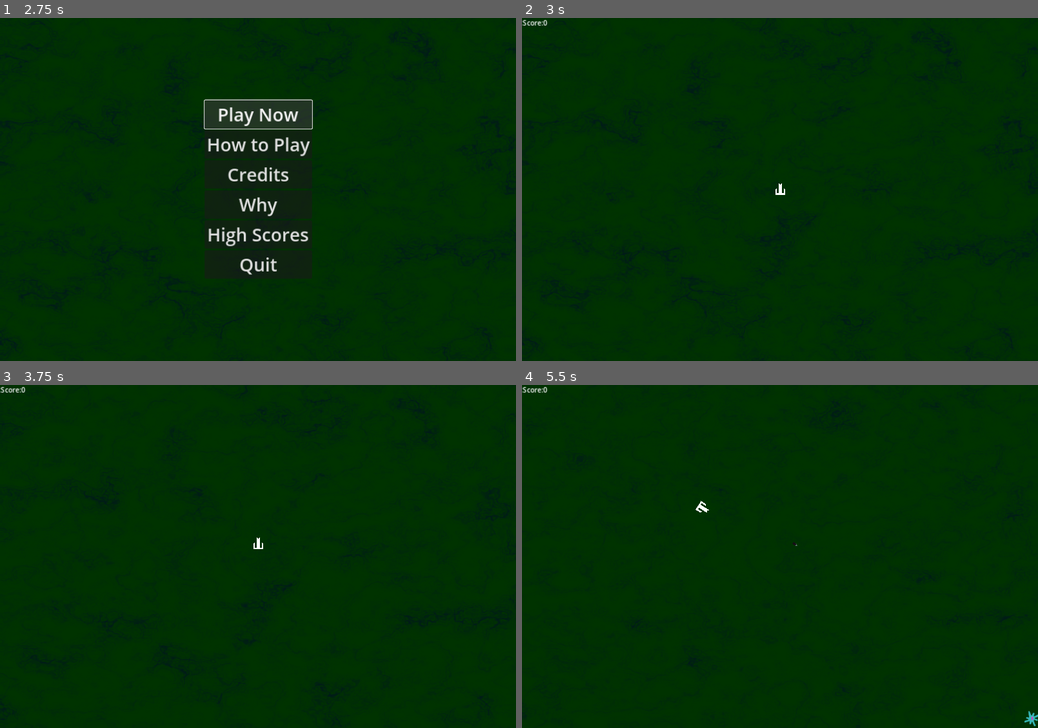
Above: before the commit, frames 1-4 (two rows, left to right).
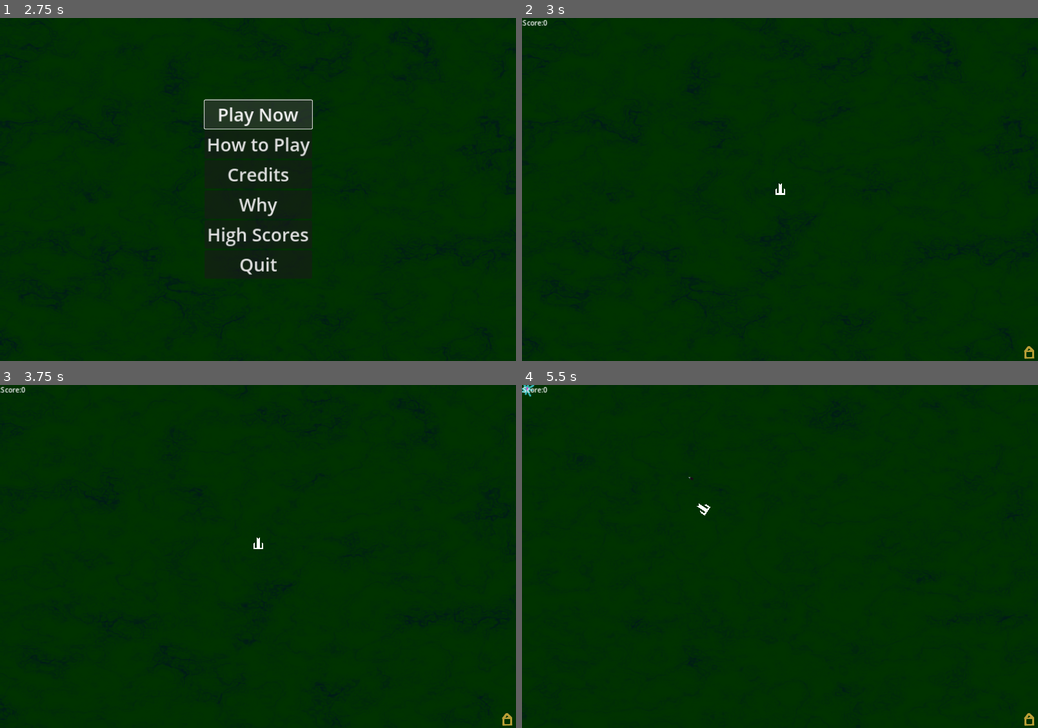
Above: after the commit, the same moments.

Repository: Habidakus/turrim-caelum
Game: Godot game, scene res://Scenes/main.tscn
The game is run twice, just before and just after one commit, with the same random seed, the same clock (stepped at 60 frames per second) and the same inputs. The engine's default icon, where the game draws it, is replaced by a stand-in: a white triangle on a blue panel in a dark square.
Inputs (mouse positions are in pixels of both pictures, inside the frame that each line leads up to):
- Up to frame 1 (2.75 s): tap Enter (pause) at 0.5, 2 s; move the mouse to (371, 172) at 0.52 s; hold D (move_right) 0.53-1.28 s; click (371, 172) at 0.67 s; tap Space at 1.25 s; move the mouse to (154, 206) at 1.27 s; hold S (move_down) 1.28-2.03 s; move the mouse to (309, 114) at 2.02 s; hold D (move_right) from 2.03 s (still down)
- Up to frame 2 (3 s): release D (move_right) at 2.75 s; click "Play Now" at 2.75 s
- Up to frame 3 (3.75 s): tap Space at 3.5 s; move the mouse to (232, 625) at 3.52 s; hold W (move_up) from 3.53 s (still down); click (232, 625) at 3.67 s
- Up to frame 4 (5.5 s): move the mouse to (934, 607) at 4.27 s; release W (move_up) at 4.28 s; hold A (move_left) from 4.28 s (still down); move the mouse to (625, 505) at 5.02 s

Frame 1 is identical in both runs. In frame 2, less than 0.1% of the frame differs, in the area x 97-100%, y 95-100%; in frame 3, less than 0.1%; in frame 4, 0.2%, in the area x 0-100%, y 0-100%.

Commit message:
Added shields for monsters, better early and late game card logic

Diff:
--- /dev/null
+++ b/Graphics/EnemyCSpriteFrames.tres
@@ -0,0 +1,18 @@
+[gd_resource type="SpriteFrames" load_steps=3 format=3 uid="uid://cf44ny3btrphn"]
+
+[ext_resource type="Texture2D" uid="uid://t5fcs2iaj1ph" path="res://Graphics/Enemy05.png" id="1_r13c3"]
+[ext_resource type="Texture2D" uid="uid://u6gyup8brjiu" path="res://Graphics/Enemy06.png" id="2_2usta"]
+
+[resource]
+animations = [{
+"frames": [{
+"duration": 1.0,
+"texture": ExtResource("1_r13c3")
+}, {
+"duration": 1.0,
+"texture": ExtResource("2_2usta")
+}],
+"loop": true,
+"name": &"default",
+"speed": 2.0
+}]
--- /dev/null
+++ b/Graphics/Shield.gdshader
@@ -0,0 +1,16 @@
+shader_type canvas_item;
+
+uniform sampler2D imageTexture;
+uniform sampler2D noiseTexture;
+uniform float speed: hint_range (0.0,5.0);
+
+void fragment(){
+	COLOR = texture(imageTexture, UV);
+	if (COLOR.r == COLOR.g && COLOR.r == COLOR.b)
+	{
+		float offset = sin(speed * TIME / 6.0) / (2.0 * TAU);
+		vec2 noise_uv = (UV / 4.0) + vec2(0.5 + offset, 0.5 - offset);
+		float noise_sample = texture(noiseTexture, noise_uv).r;
+		COLOR.a = COLOR.a * noise_sample * noise_sample * noise_sample;
+	}
+}
--- /dev/null
+++ b/Scenes/Shield.tscn
@@ -0,0 +1,26 @@
+[gd_scene load_steps=7 format=3 uid="uid://b61qxut36e556"]
+
+[ext_resource type="Shader" path="res://Graphics/Shield.gdshader" id="1_6ya77"]
+[ext_resource type="Texture2D" uid="uid://cwsblhyxhgnuj" path="res://Graphics/Shield.png" id="2_vnc1u"]
+
+[sub_resource type="Gradient" id="Gradient_vm22b"]
+
+[sub_resource type="FastNoiseLite" id="FastNoiseLite_4vlpe"]
+noise_type = 0
+seed = 13
+fractal_type = 2
+
+[sub_resource type="NoiseTexture2D" id="NoiseTexture2D_1u13q"]
+color_ramp = SubResource("Gradient_vm22b")
+noise = SubResource("FastNoiseLite_4vlpe")
+
+[sub_resource type="ShaderMaterial" id="ShaderMaterial_j3k0c"]
+shader = ExtResource("1_6ya77")
+shader_parameter/speed = 5.0
+shader_parameter/imageTexture = ExtResource("2_vnc1u")
+shader_parameter/noiseTexture = SubResource("NoiseTexture2D_1u13q")
+
+[node name="Shield" type="Sprite2D"]
+material = SubResource("ShaderMaterial_j3k0c")
+scale = Vector2(0.25, 0.25)
+texture = ExtResource("2_vnc1u")
--- a/Scripts/PlayerWorth.gd
+++ b/Scripts/PlayerWorth.gd
@@ -14,16 +14,13 @@
 func is_world_possible(_cardData : CardData) -> bool:
 	return true
 
-func is_player_possible(_averageMobHealth : float, lastTwentyCreatures, _cardData : CardData) -> bool:
+func is_player_possible(lastTwentyCreatures, _cardData : CardData) -> bool:
 	if showPathDist <= 0.5:
 		#print("Rejecting ", cardData.cardName, " because of short show path (", showPathDist, ")")
 		return false
 	if bulletsPerSecond > 5.0:
 		#print("Rejecting ", cardData.cardName, " because of too many bullets per minute (", 60.0 * bulletsPerSecond, ")")
 		return false
-	#if bulletDamage > 1.1 * averageMobHealth:
-		#print("Rejecting ", cardData.cardName, " because of bullet damage (", bulletDamage, ") is greater than mob health (", 1.1 * averageMobHealth, ")")
-		#return false
 	if bulletRange > 512.0:
 		#print("Rejecting ", cardData.cardName, " because of bullet range too great (", bulletRange, ")")
 		return false
@@ -53,6 +50,7 @@
 			# [0] = sec created
 			# [1] = hp
 			# [2] = armor
+			# [3] = shields
 			if earliest == 0:
 				earliest = previousMob[0]
 				latest = previousMob[0]
@@ -62,14 +60,14 @@
 				earliest = previousMob[0]
 			var damagePastArmor : float = (self.bulletDamage - previousMob[2])
 			if damagePastArmor > 0.0:
-				shotsTaken += int(ceilf(previousMob[1] / damagePastArmor))
+				shotsTaken += (int(ceilf(previousMob[1] / damagePastArmor)) + previousMob[3])
 			else:
 				playerCanDamageAllMobs = false
 		var timeNeededToKillWithPerfectShots : float = shotsTaken / bulletsPerSecond
 		var timeSpanOfLastTwentyBeasts : float = creatureCount * (latest - earliest) / (creatureCount - 1.0)
 		if playerCanDamageAllMobs:
 			if timeNeededToKillWithPerfectShots < timeSpanOfLastTwentyBeasts:
-				#print(cardData.cardName, " needs ", int(round(timeNeededToKillWithPerfectShots)), " seconds to kill the beasts generated in the last ", int(round(timeSpanOfLastTwentyBeasts)))
+				print(_cardData.cardName, " needs ", int(round(timeNeededToKillWithPerfectShots)), " seconds to kill the beasts generated in the last ", int(round(timeSpanOfLastTwentyBeasts)))
 				return false;
 	# If it passes all our checks, it's a fine player state
 	return true
--- a/Scripts/main.gd
+++ b/Scripts/main.gd
@@ -56,7 +56,7 @@
 var freeXp: int = 1
 var freeXpCounter : int = 0
 
-var rollingMobHealthAverage : float = 0
+#var rollingMobHealthAverage : float = 0
 var lastTwentyCreatures = []
 var ltcWriteIndex : int = 0
 
@@ -65,22 +65,22 @@
 
 # TODO: While useful in testing to explicitly include all or just one card,
 # in the future maybe just automatically load all cards in the given directory.
-var possible_cards = [
+var earlyGameCards = [
 	load("res://Data/Cards/autospend_once.tres"),
 	load("res://Data/Cards/bulletRange.tres"),
 	load("res://Data/Cards/bulletRange_slowerSpeed.tres"),
 	load("res://Data/Cards/fasterBullets.tres"),
-	load("res://Data/Cards/fasterBullets_lessDamage.tres"),
 	load("res://Data/Cards/fasterPlayer_a1.tres"),
-	load("res://Data/Cards/fasterPlayer_a2.tres"),
 	load("res://Data/Cards/fasterFireRate_a1.tres"),
 	load("res://Data/Cards/lethalBullets.tres"),
-	load("res://Data/Cards/lethalBullets_lessRange.tres"),
 	load("res://Data/Cards/lethalBullets_slowerRate.tres"),
 	load("res://Data/Cards/revealFinalApproachSooner_a1.tres"),
 ]
 
-var possible_curses = [
+var lateGameCards = [
+	load("res://Data/Cards/fasterPlayer_a2.tres"),
+	load("res://Data/Cards/fasterBullets_lessDamage.tres"),
+	load("res://Data/Cards/lethalBullets_lessRange.tres"),
 	load("res://Data/Cards/curse_idAdvance_minor.tres"),
 	load("res://Data/Cards/curse_idAdvance_medium.tres"),
 	load("res://Data/Cards/curse_idAdvance_hard.tres"),
@@ -102,12 +102,12 @@
 	$MobTimer.timeout.connect(_on_mob_timer_timeout)
 	process_mode = Node.PROCESS_MODE_ALWAYS
 
-	for card in possible_cards.size():
-		if possible_cards[card] == null:
-			print_debug("BAD CARD (#", card ,")")
-	for card in possible_curses.size():
-		if possible_curses[card] == null:
-			print_debug("BAD CURSE (#", card ,")")
+	for card in earlyGameCards.size():
+		if earlyGameCards[card] == null:
+			print_debug("BAD EARLY GAME CARD (#", card ,")")
+	for card in lateGameCards.size():
+		if lateGameCards[card] == null:
+			print_debug("BAD LATE GAME CARD (#", card ,")")
 
 func start_game():
 	rng.seed = Time.get_ticks_msec()
@@ -116,7 +116,7 @@
 	score = 0
 	mobId = 1
 	monster_spawnrate_increase = 0
-	rollingMobHealthAverage = 0
+	#rollingMobHealthAverage = 0
 	lastTwentyCreatures = []
 	ltcWriteIndex = 0
 	freeXp = 1
@@ -128,7 +128,7 @@
 	screen_size = player.get_viewport_rect().size
 	player.position = screen_size / 2.0
 
-	map = $Maps/Map_BasicNoCastle
+	map = $Maps/Map_BasicCastle
 	map.start_game(rng)
 
 	$MobTimer.wait_time = secondsPerMonster
@@ -141,8 +141,8 @@
 	else:
 		return 0.7
 
-func get_mob_average_health() -> float:
-	return rollingMobHealthAverage
+#func get_mob_average_health() -> float:
+#	return rollingMobHealthAverage
 
 func advance_id(advanceAmount : float):
 	var increase : float = float(min(200, mobId)) * (advanceAmount - 1.0)
@@ -156,14 +156,14 @@
 	return map.current_path()
 
 func start_shopping():
-	possible_cards.shuffle()
+	earlyGameCards.shuffle()
 	var cardA : CardData = null
 	var cardB : CardData = null
 	var cardC : CardData = null
-	for card in possible_cards:
+	for card in earlyGameCards:
 		var worth : PlayerWorth = player.create_player_worth()
 		card.initialize_for_purchase(worth)
-		if worth.is_player_possible(rollingMobHealthAverage, lastTwentyCreatures, card):
+		if worth.is_player_possible(lastTwentyCreatures, card):
 			if cardA == null:
 				cardA = card
 			elif cardB == null:
@@ -174,11 +174,11 @@
 	# We might have advanced so much that we're running
 	# out of good cards, so throw a bad card into the mix.
 	if cardC == null:
-		possible_curses.shuffle()
-		for card in possible_curses:
+		lateGameCards.shuffle()
+		for card in lateGameCards:
 			var worth : PlayerWorth = player.create_player_worth()
 			card.initialize_for_purchase(worth)
-			var valid : bool = worth.is_world_possible(card) if card.is_curse() else worth.is_player_possible(rollingMobHealthAverage, lastTwentyCreatures, card)
+			var valid : bool = worth.is_world_possible(card) if card.is_curse() else worth.is_player_possible(lastTwentyCreatures, card)
 			if valid:
 				if cardA == null:
 					cardA = card
@@ -217,11 +217,11 @@
 
 	mob.set_target(final_target, speed_scale, id, path, dist, map, player, bonusScore, rng)
 	call_deferred("add_child", mob)
-	if rollingMobHealthAverage == 0:
-		rollingMobHealthAverage = mob.hp + mob.armor
-	else:
-		rollingMobHealthAverage = (rollingMobHealthAverage * 20 + mob.hp + mob.armor) / 21.0
-	var lastCreatureSummed = [Time.get_unix_time_from_system(), mob.hp, mob.armor]
+	#if rollingMobHealthAverage == 0:
+	#	rollingMobHealthAverage = mob.hp + mob.armor
+	#else:
+	#	rollingMobHealthAverage = (rollingMobHealthAverage * 20 + mob.hp + mob.armor) / 21.0
+	var lastCreatureSummed = [Time.get_unix_time_from_system(), mob.hp, mob.armor, mob.shields.size()]
 	if lastTwentyCreatures.size() >= 20:
 		lastTwentyCreatures[ltcWriteIndex] = lastCreatureSummed
 		ltcWriteIndex = (ltcWriteIndex + 1) % lastTwentyCreatures.size()
--- a/Scripts/mob.gd
+++ b/Scripts/mob.gd
@@ -2,6 +2,7 @@
 
 class_name Mob
 
+var regrowShieldTimer : float = -1.0
 var distance_travelled = 0.0
 var childOffset_regressDist = -1.0
 var childOffset_regressPoint = Vector2.ZERO
@@ -16,12 +17,15 @@
 var hp : float = 18
 var armor : float = 0
 var size = 1.0
+var shields = []
 var id_for_spawn = 0
 var spawn_children : int = 0
 var path : Curve2D = null
 var pathLength;
 var pathParticles : Array = []
-var alternateEnemyFrames = load("res://Graphics/EnemyBSpriteFrames.tres")
+var alternate1EnemyFrames = load("res://Graphics/EnemyBSpriteFrames.tres")
+var alternate2EnemyFrames = load("res://Graphics/EnemyCSpriteFrames.tres")
+var shieldScene : PackedScene = load("res://Scenes/Shield.tscn")
 @export var explosion_scene : PackedScene
 @export var path_particle_scene : PackedScene
 @onready var animationSprite = $AnimatedSprite2D
@@ -39,12 +43,21 @@
 	var id_for_hp = id
 	var id_for_map = id
 	var swerve : int = 0
+	var potentialShield : int = 0
 	score += (bonusScore * 2)
 	show_path_dist = player.showPathDist
 	final_target = target;
 	distance_travelled = dist
 	rotateSpeed = rotSpd;
 	var mutatorA = 0
+	# SEVENTEEN - tiny
+	while (id != 0) && (id % 17) == 0:
+		id = int(id / 17)
+		size *= 0.666
+		travelSpeed *= 1.1
+		score += 1
+		hp -= 5
+		armor += 5
 	# THIRTEEN - swerve
 	while (id != 0) && (id % 13) == 0:
 		id = int(id / 13)
@@ -54,18 +67,12 @@
 			rotateSpeed *= -1.0
 		rotateSpeed *= 1.25
 		show_path_dist *= 0.75
-	while (id != 0) && (id % 17) == 0:
-		id = int(id / 17)
-		size *= 0.666
-		travelSpeed *= 1.1
+	# ELEVEN - potential shield
+	while (id != 0) && (id % 11) == 0:
+		id = int(id / 11)
+		potentialShield += 3
+		travelSpeed *= 0.925
 		score += 1
-		hp -= 5
-		armor += 5
-	# ELEVEN - armored
-	while (id != 0) && (id % 2) == 0:
-		id = int(id / 2)
-		armor += 1
-		travelSpeed *= 0.95
 	# SEVEN - super sized
 	while (id != 0) && (id % 7) == 0:
 		id = int(id / 7)
@@ -85,6 +92,11 @@
 		spawn_children += 1
 		mutatorA = 1
 		travelSpeed *= 0.8
+	# TWO - armored
+	while (id != 0) && (id % 2) == 0:
+		id = int(id / 2)
+		armor += 1
+		travelSpeed *= 0.95
 	if id_for_hp >= 41:
 		hp *= pow(1.1, int(id_for_hp / 41))
 	if swerve > 0 && pathGenerator != null:
@@ -94,11 +106,22 @@
 	pathLength = path.get_baked_length()
 	self.scale *= size
 	if armor > 0:
-		$AnimatedSprite2D.sprite_frames = alternateEnemyFrames
+		if size > 1.16:
+			$AnimatedSprite2D.sprite_frames = alternate2EnemyFrames
+		else:
+			$AnimatedSprite2D.sprite_frames = alternate1EnemyFrames
 	if mutatorA > 0:
 		$AnimatedSprite2D.material.set_shader_parameter("mutatorA", mutatorA)
 	else:
 		$AnimatedSprite2D.material = null
+	var shieldScale : Vector2 = 1.5 * self.scale
+	while potentialShield > 0:
+		potentialShield -= 1
+		var shield = shieldScene.instantiate()
+		shield.scale *= shieldScale
+		shields.append([shieldScale, shield])
+		shieldScale *= 1.2
+		add_child(shield)
 
 func play_impact_sound():
 	if armor > 0:
@@ -107,6 +130,15 @@
 		$ImpactPlayer.play()
 
 func on_hit(damage : float):
+	for shieldIndex in shields.size():
+		var reverseIndex = shields.size() - (1 + shieldIndex)
+		if shields[reverseIndex][1] != null:
+			# TODO: Play *bzzzt* sound
+			regrowShieldTimer = 2.0
+			shields[reverseIndex][1].queue_free()
+			shields[reverseIndex][1] = null
+			return
+
 	damage -= armor
 	if damage <= 0:
 		# TODO: Play *plink* sound
@@ -203,6 +235,21 @@
 		distance_travelled += delta * travelSpeed
 		var dir : Vector2 = (final_target.position - self.position).normalized()
 		self.position += dir * travelSpeed * delta
+
+	if regrowShieldTimer > 0.0:
+		regrowShieldTimer -= delta
+		if regrowShieldTimer <= 0.0:
+			var shieldToRegrow : int = -1
+			for shieldIndex in shields.size():
+				if shields[shieldIndex][1] == null:
+					shieldToRegrow = shieldIndex
+					break
+			if shieldToRegrow != -1:
+				var shield = shieldScene.instantiate()
+				shield.scale *= shields[shieldToRegrow][0]
+				shields[shieldToRegrow][1] = shield
+				add_child(shield)
+				regrowShieldTimer = 0.75
 
 	var hue = 0
 	var frac : float = distance_travelled / pathLength
Binary file added: Graphics/Enemy05.png
Not shown, added: Graphics/Enemy05.png.import
Binary file added: Graphics/Enemy06.png
Not shown, added: Graphics/Enemy06.png.import
Binary file added: Graphics/Shield.png
Not shown, added: Graphics/Shield.png.import
